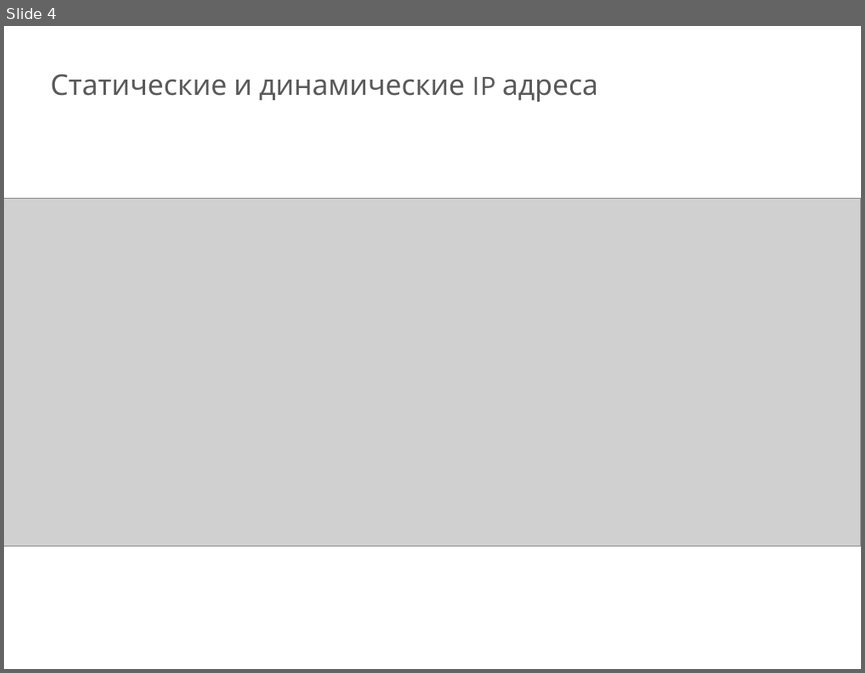
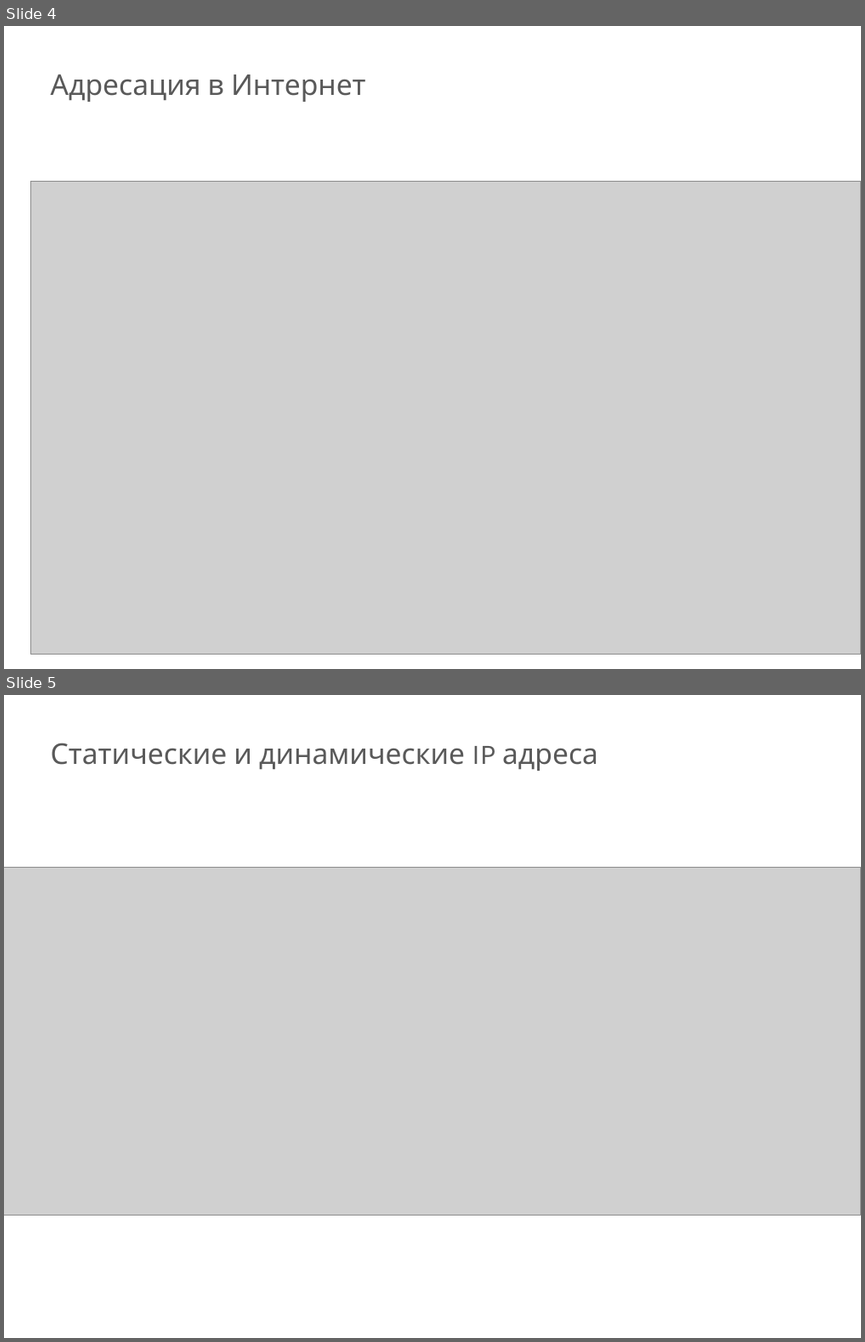
Before and after one commit to AnatolyDomrachev/webinars, a slide deck: gb1/Маршрутизация.ppt. Shown one above the other, each under a label of ours: slide 4 before the commit, slides 4 and 5 after it. The pictures are 865x673 and 865x1342 pixels, drawn with LibreOffice and Linux fonts; fonts in the diff are those of the drawing; grey boxes stand for pictures. Boxes give left, top, right and bottom in pixels: in the first picture for what was removed or moved away, otherwise in the second. Text is boxed around its words. In the diff, an @@ line names an element or a change of style, - is before the commit and + after.

```diff
--- a/gb1/Маршрутизация.ppt
+++ b/gb1/Маршрутизация.ppt
@@ slide 4 added at bbox=[4, 26, 861, 669], background #FFFFFF @@
@@ text added at bbox=[51, 74, 366, 102], 24 pt, text #595959 @@
+Адресация в Интернет
@@ picture added at bbox=[30, 181, 861, 654] @@
@@ what was slide 4 is now slide 5 @@
```
Also in this commit, not shown: 1 slide changed, 1 other file.
